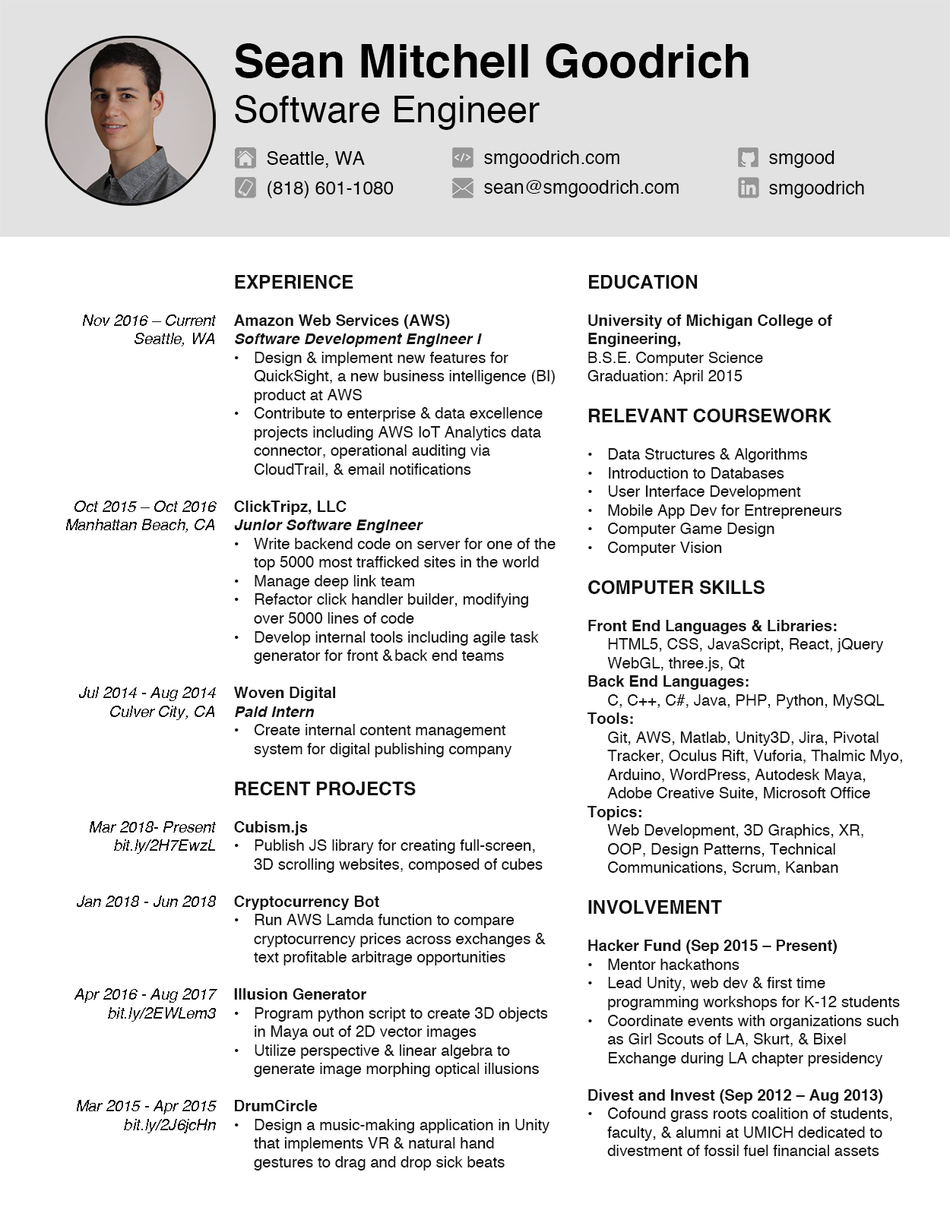
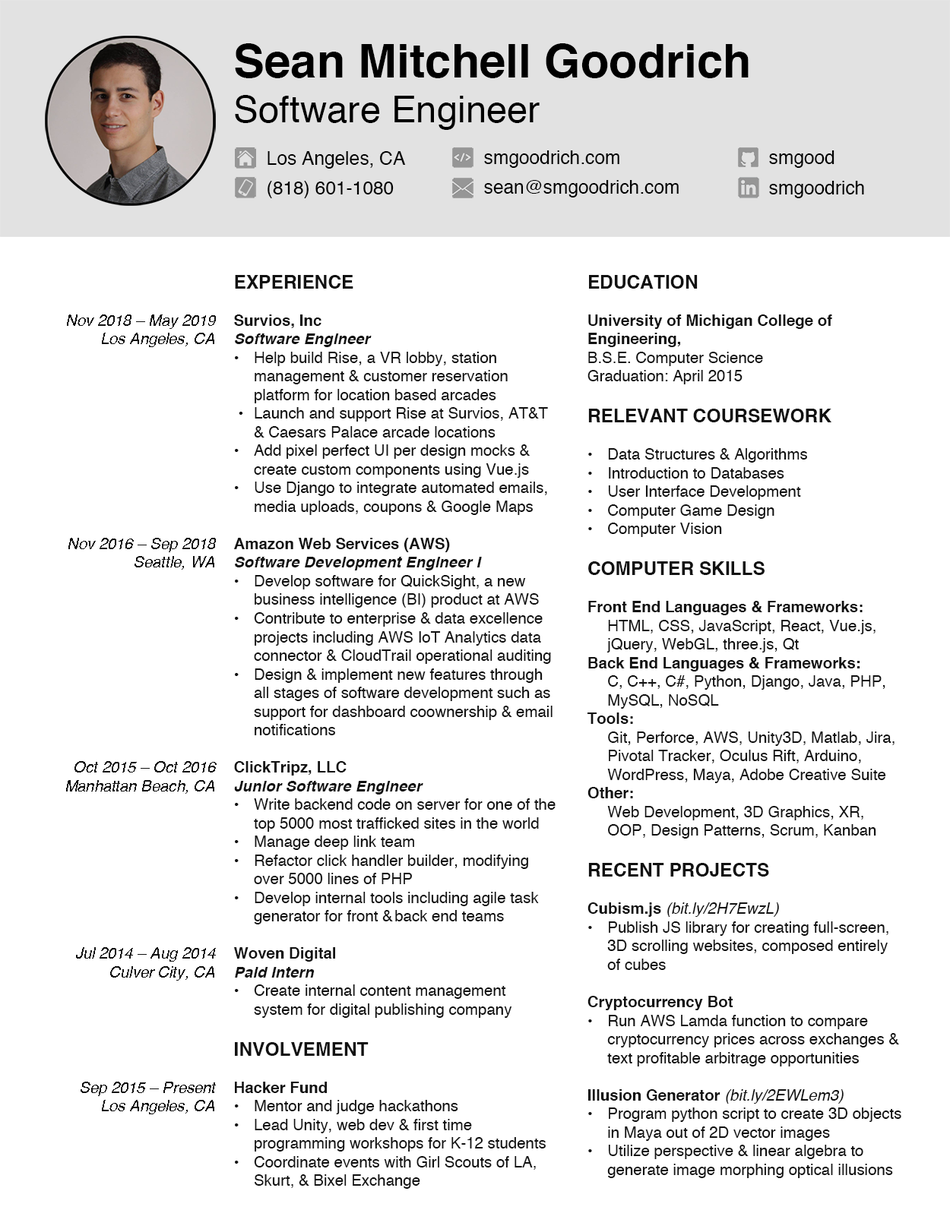
The second w=950, h=1229 image is a revision of the first. Changes to its layers:
painted on "links1" over bbox(266, 151, 406, 169)
painted on "Dates + Locations" over bbox(66, 314, 218, 1134)
painted on "EXPERIENCE + Projects" over bbox(233, 314, 556, 1190)
painted on "Education + Skills" over bbox(587, 504, 902, 1179)
